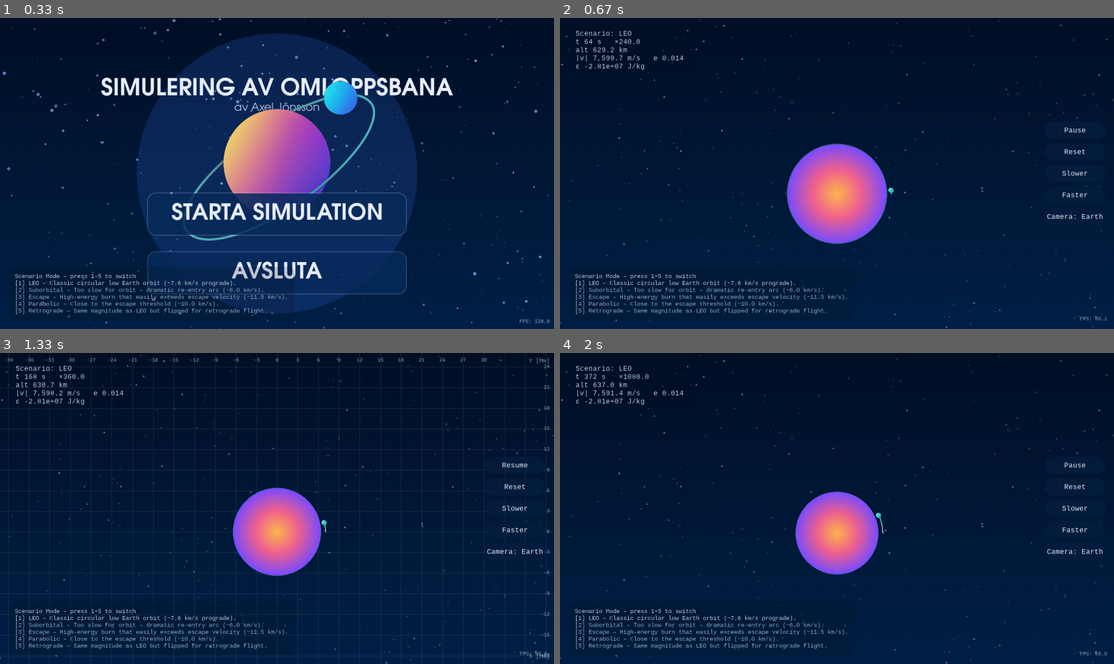
Above: before the commit, frames 1-4 (two rows, left to right).
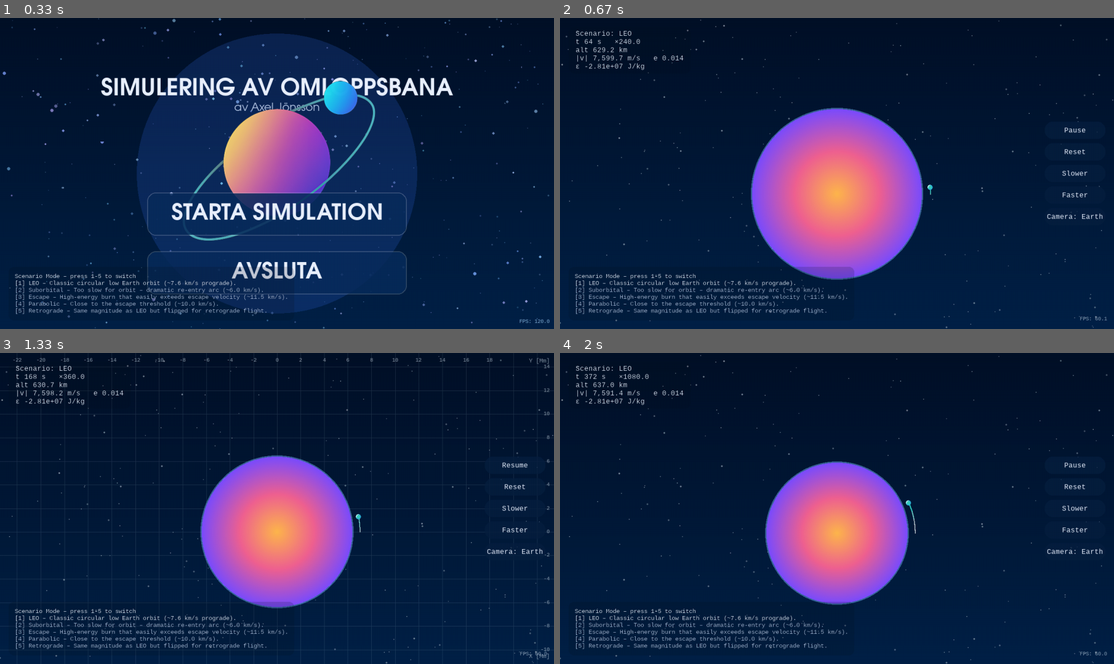
Above: after the commit, the same moments.

Repository: askel-dev/gymnasiearbete-omloppsbana
Game: pygame game, started from src/orbit_pygame.py
Two runs of this game, one before a commit and one after it. Both use one fixed random seed, a clock stepped at 60 frames per second and the inputs below.
Inputs:
- Up to frame 1 (0.33 s): no input
- Up to frame 2 (0.67 s): click "STARTA SIMULATION" at 0.38 s
- Up to frame 3 (1.33 s): tap G at 0.67 s; hold Right from 1 s (still down); tap Space at 1.07 s; tap - at 1.15 s
- Up to frame 4 (2 s): tap Space at 1.37, 1.57, 1.9 s; release Right at 1.47 s; hold Up 1.5-1.8 s; hold Right from 1.83 s (still down); tap G at 1.98 s

Frame 1 is identical in both runs. In frame 2, 13% of the frame differs, in the area x 34-68%, y 28-85%; in frame 3, 11%; in frame 4, 9.1%.

Commit message:
Adjust orbit visual scale

Diff:
--- a/src/orbit_pygame.py
+++ b/src/orbit_pygame.py
@@ -760,7 +760,17 @@
 _MENU_PLANET_CACHE: dict[tuple[int, int], pygame.Surface] = {}
 
 def compute_pixels_per_meter(width: int, height: int) -> float:
-    return 0.35 * (min(width, height) / (2.0 * np.linalg.norm(R0)))
+    """Compute the rendering scale in pixels per meter.
+
+    The original implementation used a heavy downscale (0.35× of the natural
+    screen fit) which made the satellite appear glued to Earth despite the
+    physical orbit radius being correct. Raising the factor to 0.6 keeps the
+    simulation true-to-scale while better utilising the available canvas so the
+    nominal ~7 000 km orbit has visibly more separation from the planet.
+    """
+
+    base_scale = min(width, height) / (2.0 * np.linalg.norm(R0))
+    return 0.60 * base_scale
 
 
 def update_display_metrics(width: int, height: int) -> None:
